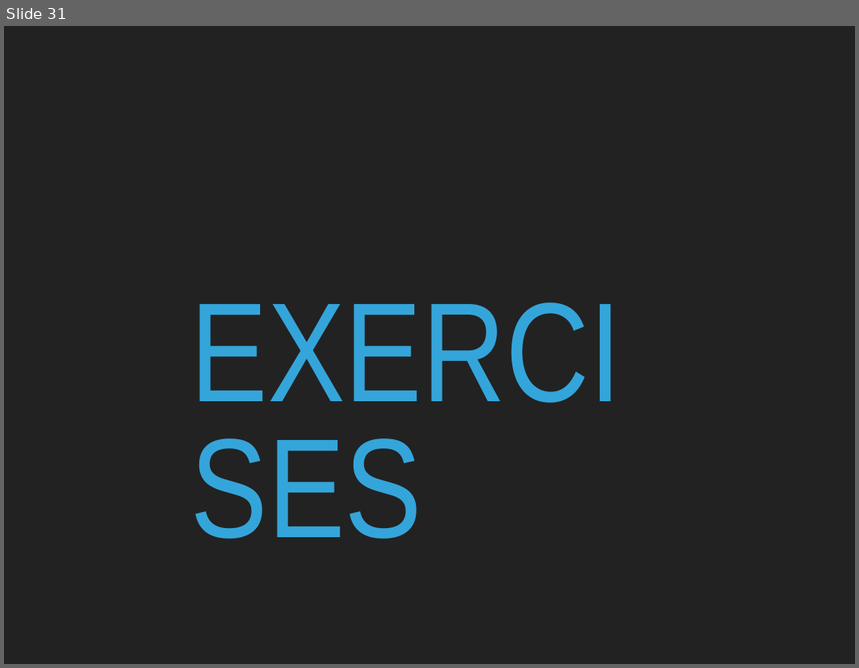
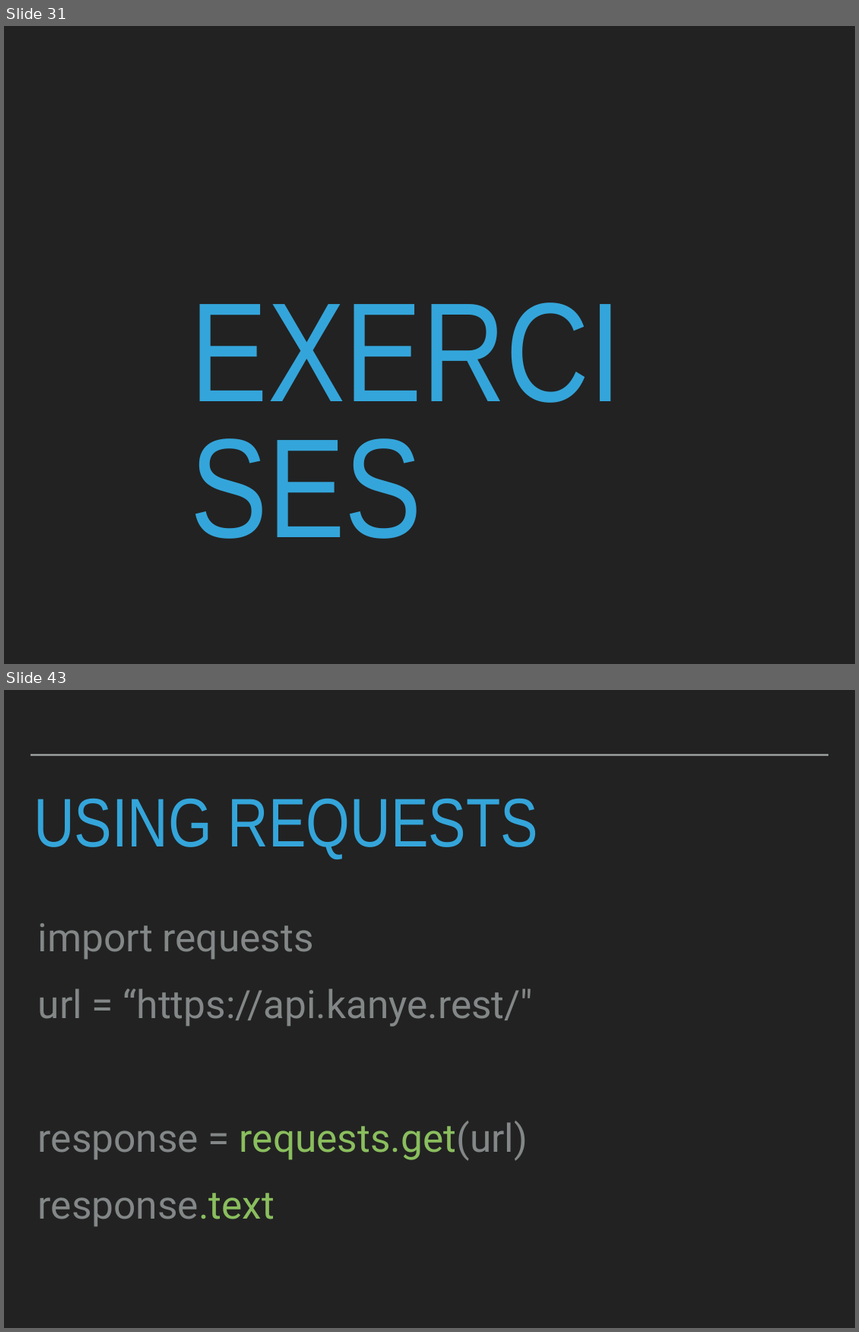
Before and after one commit to robcarrington/python-for-data-science, a slide deck: Session4/Session4_Slides.pptx. Shown one above the other, each under a label of ours: slide 31 before the commit, slides 31 and 43 after it; the slides between them are not shown. The pictures are 859x668 and 859x1332 pixels, drawn with LibreOffice and Linux fonts; fonts in the diff are those of the drawing. Boxes give left, top, right and bottom in pixels: in the first picture for what was removed or moved away, otherwise in the second. Text is boxed around its words. In the diff, an @@ line names an element or a change of style, - is before the commit and + after.

```diff
--- a/Session4/Session4_Slides.pptx
+++ b/Session4/Session4_Slides.pptx
@@ slide 43 added at <box>4,690,855,1328</box>, background #222222 @@
@@ line added from (31, 755) to (829, 755), #A6AAA9 2 pt @@
@@ title added at <box>34,798,538,859</box>, 82.8 pt, text #34A5DA @@
+USING REQUESTS
@@ text added at <box>38,923,534,1227</box>, 47 pt, text #838787 @@
+import requests
+url = “https://api.kanye.rest/"
+response = requests.get(url)
+response.text
```
Also in this commit, not shown: 34 slides changed, 15 other slides added, 3 other files.
